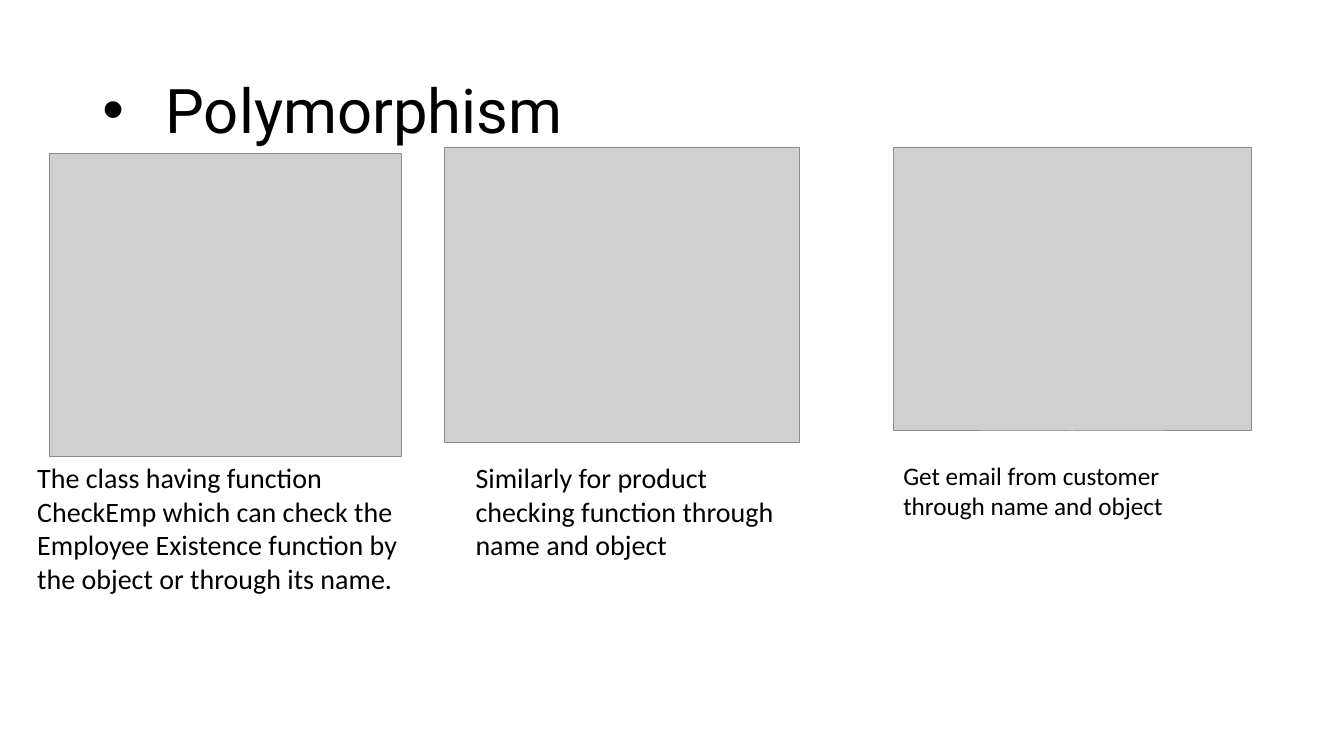
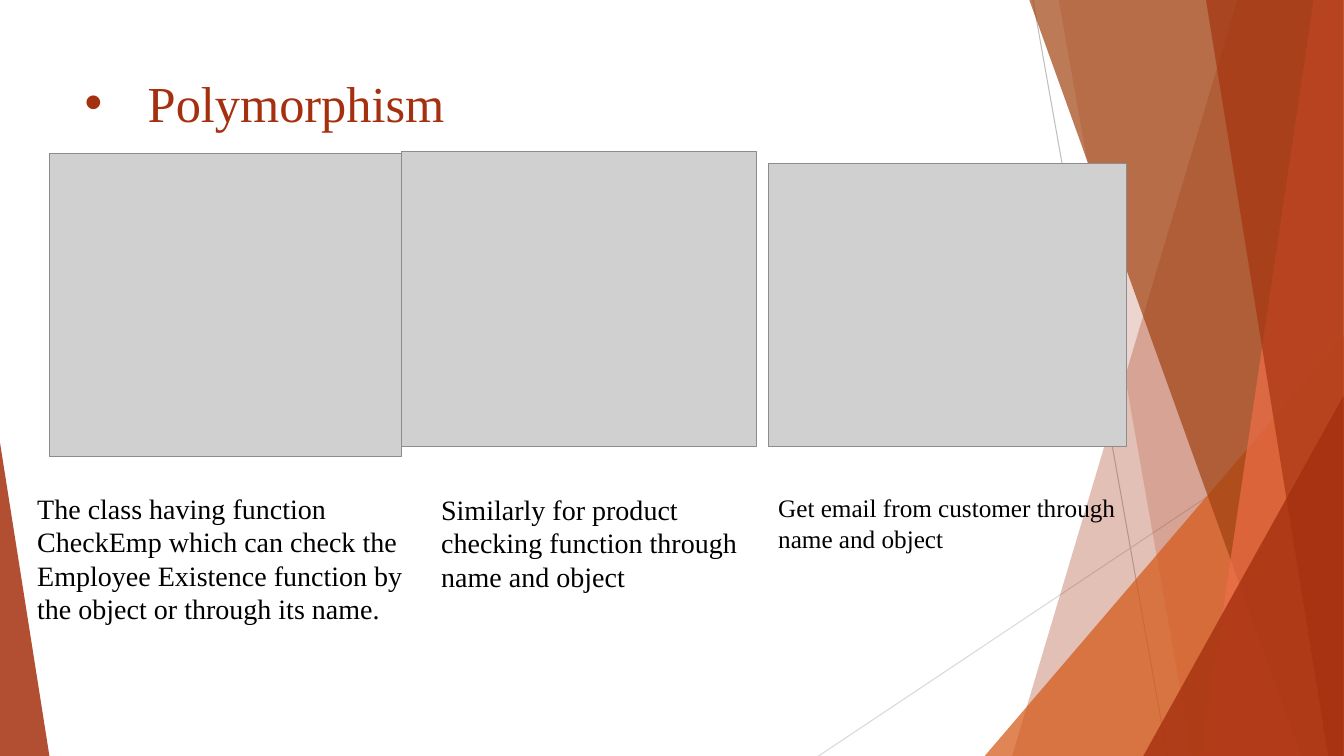
Before and after one commit to UswaArif/Tea-Distribution-Company, a slide deck: slide 18 of UMM Distribution Company.pptx (slide 14 before the commit). Drawn at 1344x756 pixels with LibreOffice and Linux fonts; fonts in the diff are those of the drawing; grey boxes stand for pictures. Boxes give left, top, right and bottom in pixels: in the first picture for what was removed or moved away, otherwise in the second. Text is boxed around its words. In the diff, an @@ line names an element or a change of style, - is before the commit and + after.

```diff
--- a/UMM Distribution Company.pptx
+++ b/UMM Distribution Company.pptx
@@ title "Polymorphism": place and size @@
-title "Polymorphism" at [165, 86, 562, 148]
+title "Polymorphism" at [148, 87, 445, 133]
@@ title "Polymorphism" at [148, 87, 445, 133]: size 44 to 36 pt, font Roboto to Times New Roman, text colour #000000 to #A5300F; line spacing 0.9 to 1; vertical alignment middle to top @@
@@ picture: place and size @@
-picture at [445, 147, 800, 443]
+picture at [401, 151, 756, 447]
@@ picture: place and size @@
-picture at [893, 147, 1251, 431]
+picture at [768, 163, 1126, 447]
@@ group added at [0, 0, 1344, 756]: 5 freeform shapes, 3 triangles, 2 lines @@
@@ text "The class having function CheckEmp ...": place and size @@
-text "The class having function CheckEmp ..." at [37, 468, 397, 594]
+text "The class having function CheckEmp ..." at [37, 499, 402, 625]
@@ text "Similarly for product checking function ...": place and size @@
-text "Similarly for product checking function ..." at [476, 468, 774, 560]
+text "Similarly for product checking function ..." at [441, 500, 737, 592]
@@ font Calibri to Times New Roman in 3 elements at [37, 499, 402, 625], [441, 500, 737, 592], [778, 497, 1115, 554] @@
@@ text "Get email from customer through ...": place and size @@
-text "Get email from customer through ..." at [903, 467, 1162, 520]
+text "Get email from customer through ..." at [778, 497, 1115, 554]
```
Also in this commit, not shown: 15 other slides changed, 7 slides added, 2 slides removed.
